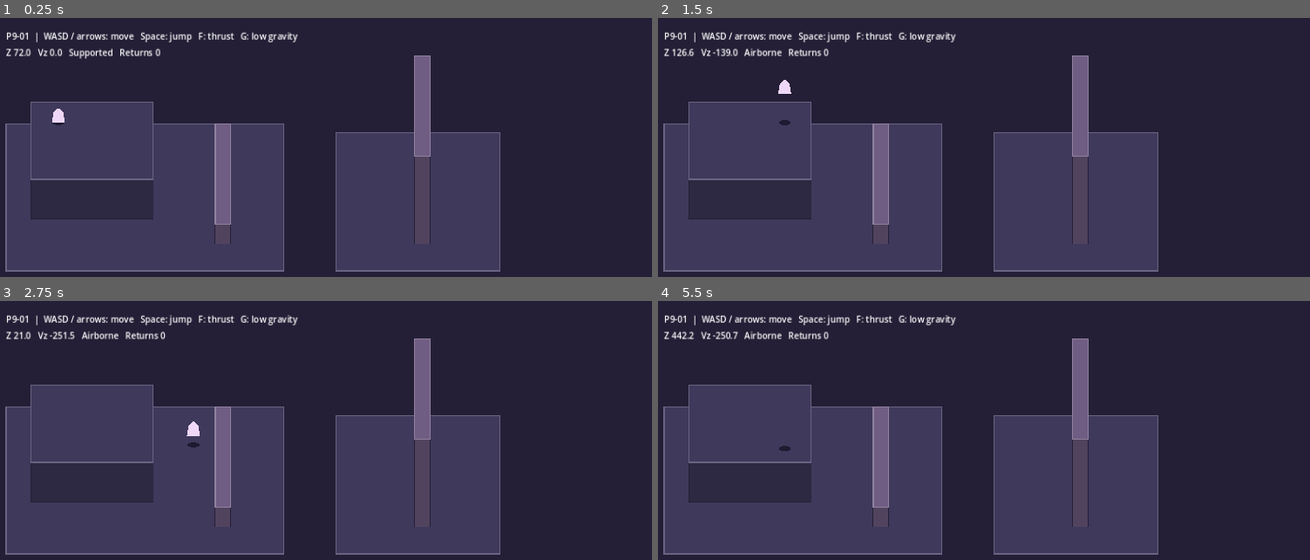
Above: before the commit, frames 1-4 (two rows, left to right).
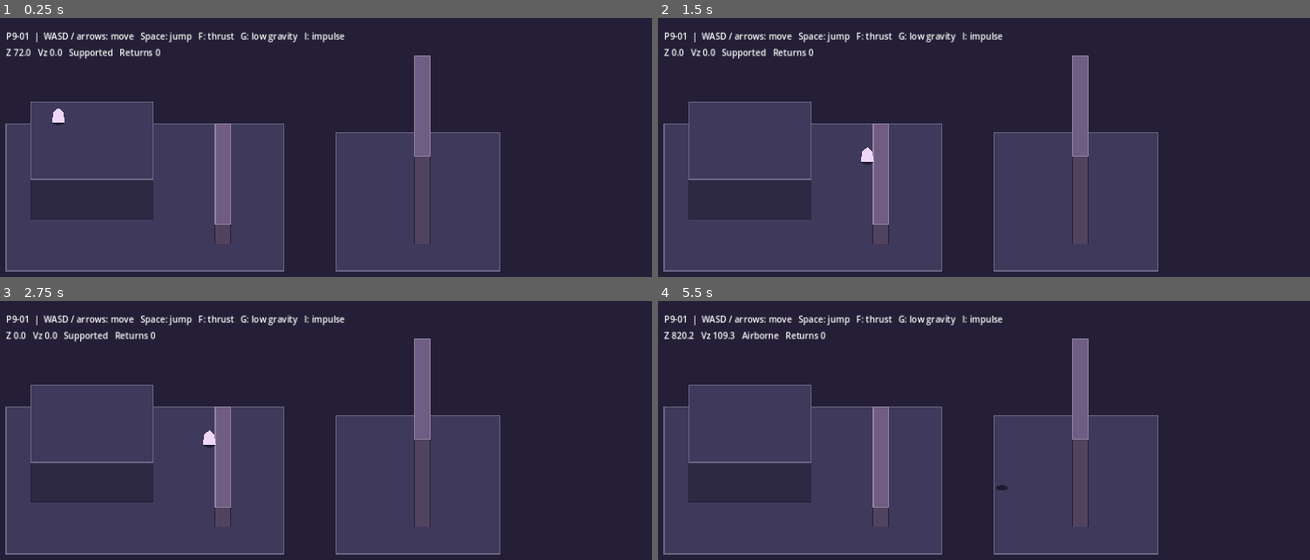
Above: after the commit, the same moments.

Repository: 0ri-space-cat/luna-dev-mode
Game: Godot game, scene res://scenes/skeleton/elevation_fixture.tscn
Same seed, same stepped clock (60 frames per second), same inputs: the game is played once before the commit and once after it. This scene is started directly instead of the project's main scene.
Inputs (mouse positions are in pixels of both pictures, inside the frame that each line leads up to):
- Up to frame 1 (0.25 s): no input
- Up to frame 2 (1.5 s): tap Enter at 0.5 s; move the mouse to (1120, 214) at 0.52 s; hold Right (ui_right) 0.53-1.25 s; hold I 0.53-1.25 s; click (1120, 214) at 0.67 s; tap Space at 0.77 s; drag from (827, 258) to (outside the picture) at 1.27 s
- Up to frame 3 (2.75 s): move the mouse to (378, 422) at 2.02 s; hold Right (ui_right) from 2.03 s (still down); hold I from 2.03 s (still down); tap Tab at 2.1 s
- Up to frame 4 (5.5 s): release Right (ui_right) at 2.75 s; release I at 2.75 s; drag from (outside the picture) to (762, 453) at 2.77 s; tap Space at 3.5, 3.77 s; move the mouse to (outside the picture) at 3.52 s; hold Left (ui_left) 3.53-4.25 s; hold F 3.53-4.25 s; tap I at 3.8 s; drag from (762, 453) to (866, 409) at 4.27 s; tap Enter at 5 s; move the mouse to (1003, 518) at 5.02 s; hold Down (ui_down) from 5.03 s (still down); hold I from 5.03 s (still down); click (1003, 518) at 5.17 s

The runs differ from the first frame. In frame 1, 0.1% of the frame differs, in the area x 46-53%, y 5-10%; in frame 2, 0.8%, in the area x 2-53%, y 5-57%; in frame 3, 0.8%; in frame 4, 0.6%.

Commit message:
M3.31: add skeleton mass, impulse and contact restitution

Diff:
--- a/game/scenes/skeleton/elevation_fixture.tscn
+++ b/game/scenes/skeleton/elevation_fixture.tscn
@@ -8,7 +8,7 @@
 [node name="Controls" type="Label" parent="."]
 offset_left = 80.0
 offset_top = 22.0
-text = "P9-01  |  WASD / arrows: move   Space: jump   F: thrust   G: low gravity"
+text = "P9-01  |  WASD / arrows: move   Space: jump   F: thrust   G: low gravity   I: impulse"
 
 [node name="Readout" type="Label" parent="."]
 offset_left = 80.0
--- a/game/scripts/skeleton/elevation_body_2d.gd
+++ b/game/scripts/skeleton/elevation_body_2d.gd
@@ -9,6 +9,10 @@
 const WALK_SPEED := 175.0
 const FOOT_RADIUS := 11.0
 const RECOVERY_HEIGHT := -96.0
+const GROUND_DRAG := 3.0
+const AIR_DRAG := 0.35
+const MAX_IMPULSE_SPEED := 100000.0
+const MAX_CONTACTS := 4
 
 var motion := ElevationMotion.new()
 var surfaces: Array[Dictionary] = []
@@ -19,6 +23,9 @@
 var thrust_requested := false
 var recoveries := 0
 var entity_id := ""
+var _mass := 1.0
+var _bounciness := 0.0
+var _impulse_velocity := Vector2.ZERO
 var _marker: Polygon2D
 
 
@@ -45,23 +52,110 @@
 		motion.add_impulse(JUMP_SPEED)
 
 
+func configure_dynamics(mass: float, bounciness: float) -> bool:
+	if not is_finite(mass) or mass <= 0.0 or not is_finite(bounciness):
+		return false
+	if bounciness < 0.0 or bounciness > 1.0:
+		return false
+	_mass = mass
+	_bounciness = bounciness
+	return true
+
+
+func apply_impulse(planar: Vector2, vertical: float = 0.0) -> bool:
+	var planar_delta := Vector2(planar.x / _mass, planar.y / _mass)
+	var planar_speed := _impulse_velocity + planar_delta
+	var speed_delta_z := vertical / _mass
+	if not _valid_impulse_velocity(planar_speed) or not is_finite(speed_delta_z):
+		return false
+	if absf(motion.vertical_speed + speed_delta_z) > MAX_IMPULSE_SPEED:
+		return false
+	_impulse_velocity = planar_speed
+	motion.add_impulse(speed_delta_z)
+	return true
+
+
+func dynamics_snapshot() -> Dictionary:
+	return {
+		"mass": _mass, "bounciness": _bounciness,
+		"impulse_velocity": [_impulse_velocity.x, _impulse_velocity.y],
+	}
+
+
+func load_dynamics(data: Dictionary) -> bool:
+	var mass: Variant = data.get("mass")
+	var bounciness: Variant = data.get("bounciness")
+	var planar: Variant = data.get("impulse_velocity")
+	if not planar is Array or planar.size() != 2:
+		return false
+	for number in [mass, bounciness, planar[0], planar[1]]:
+		if typeof(number) not in [TYPE_INT, TYPE_FLOAT] or not is_finite(float(number)):
+			return false
+	var impulse_velocity := Vector2(float(planar[0]), float(planar[1]))
+	if not _valid_impulse_velocity(impulse_velocity):
+		return false
+	if not configure_dynamics(float(mass), float(bounciness)):
+		return false
+	_impulse_velocity = impulse_velocity
+	return true
+
+
+func _valid_impulse_velocity(candidate: Vector2) -> bool:
+	return candidate.is_finite() and candidate.length_squared() <= MAX_IMPULSE_SPEED * MAX_IMPULSE_SPEED
+
+
 func _physics_process(delta: float) -> void:
+	var drive := direction.limit_length() * WALK_SPEED
+	var acceleration := -GRAVITY * gravity_scale
+	if flight_enabled and thrust_requested:
+		acceleration += FLIGHT_ACCELERATION
+	_move_with_contacts(drive, delta, acceleration)
+	if motion.elevation < RECOVERY_HEIGHT:
+		position = motion.recover()
+		_impulse_velocity = Vector2.ZERO
+		velocity = Vector2.ZERO
+		recoveries += 1
+	else:
+		var drag := GROUND_DRAG if motion.grounded else AIR_DRAG
+		_impulse_velocity *= exp(-drag * delta)
+	_sync_projection()
+
+
+func _move_with_contacts(drive: Vector2, delta: float, acceleration: float) -> void:
+	var remaining := delta
+	for contact in range(MAX_CONTACTS):
+		velocity = drive + _impulse_velocity
+		var displacement := velocity * remaining
+		if displacement.length_squared() <= ElevationMotion.EPSILON * ElevationMotion.EPSILON:
+			break
+		_update_wall_mask()
+		var previous := position
+		var hit := move_and_collide(displacement)
+		if hit == null:
+			motion.step(previous, position, remaining, acceleration, surfaces, _bounciness)
+			return
+		var fraction_left := clampf(hit.get_remainder().length() / displacement.length(), 0.0, 1.0)
+		var after_impact := remaining * fraction_left
+		motion.step(previous, position, remaining - after_impact, acceleration, surfaces, _bounciness)
+		remaining = after_impact
+
+		var normal := hit.get_normal()
+		var incoming := -velocity.dot(normal)
+		if incoming <= ElevationMotion.EPSILON:
+			break
+		var rebound := incoming * _bounciness
+		if rebound < ElevationMotion.REST_SPEED:
+			rebound = 0.0
+		drive = drive.slide(normal)
+		_impulse_velocity = (_impulse_velocity.slide(normal) + normal * rebound).limit_length(MAX_IMPULSE_SPEED)
+	motion.step(position, position, remaining, acceleration, surfaces, _bounciness)
+
+
+func _update_wall_mask() -> void:
 	collision_mask = 0
 	for wall in walls:
 		if motion.elevation < float(wall["height"]) - ElevationMotion.EPSILON:
 			collision_mask |= int(wall["layer"])
-	velocity = direction.limit_length() * WALK_SPEED
-	var previous := position
-	move_and_slide()
-	var acceleration := -GRAVITY * gravity_scale
-	if flight_enabled and thrust_requested:
-		acceleration += FLIGHT_ACCELERATION
-	motion.step(previous, position, delta, acceleration, surfaces)
-	if motion.elevation < RECOVERY_HEIGHT:
-		position = motion.recover()
-		velocity = Vector2.ZERO
-		recoveries += 1
-	_sync_projection()
 
 
 func _sync_projection() -> void:
--- a/game/scripts/skeleton/elevation_fixture.gd
+++ b/game/scripts/skeleton/elevation_fixture.gd
@@ -21,6 +21,7 @@
 var keyboard := true
 var _surfaces: Array[Dictionary] = []
 var _jump_down := false
+var _impulse_down := false
 @onready var height_readout: Label = $Readout
 
 
@@ -45,6 +46,10 @@
 		if jump_down and not _jump_down:
 			actor.jump()
 		_jump_down = jump_down
+		var impulse_down := Input.is_physical_key_pressed(KEY_I)
+		if impulse_down and not _impulse_down:
+			actor.apply_impulse(Vector2(220.0, 0.0), 180.0)
+		_impulse_down = impulse_down
 		actor.thrust_requested = Input.is_physical_key_pressed(KEY_F)
 		actor.gravity_scale = 0.4 if Input.is_physical_key_pressed(KEY_G) else 1.0
 	height_readout.text = "Z %.1f   Vz %.1f   %s   Returns %d" % [
@@ -62,6 +67,7 @@
 			"position": [actor.position.x, actor.position.y],
 			"flight_enabled": actor.flight_enabled,
 			"motion": actor.motion.snapshot(),
+			"dynamics": actor.dynamics_snapshot(),
 		},
 	}
 
@@ -93,6 +99,11 @@
 			or _intersects_wall(anchor_point, float(anchor[2])):
 		candidate.free()
 		return false
+	if body.has("dynamics"):
+		var dynamics: Variant = body["dynamics"]
+		if not dynamics is Dictionary or not candidate.load_dynamics(dynamics):
+			candidate.free()
+			return false
 	candidate.flight_enabled = flight
 	actor.free()
 	actor = candidate
--- a/game/scripts/skeleton/elevation_motion_2d.gd
+++ b/game/scripts/skeleton/elevation_motion_2d.gd
@@ -3,6 +3,7 @@
 ## Supports are one-way top surfaces described in world coordinates.
 
 const EPSILON := 0.00001
+const REST_SPEED := 22.0
 
 var elevation := 0.0
 var vertical_speed := 0.0
@@ -28,7 +29,7 @@
 
 
 func step(from: Vector2, to: Vector2, delta: float, acceleration: float,
-		surfaces: Array[Dictionary]) -> void:
+		surfaces: Array[Dictionary], bounciness: float = 0.0) -> void:
 	if delta <= EPSILON:
 		return
 	if acceleration > 0.0 and grounded:
@@ -64,12 +65,17 @@
 			elevation += vertical_speed * remaining + 0.5 * acceleration * remaining * remaining
 			vertical_speed += acceleration * remaining
 			return
+		var impact_speed := -(vertical_speed + acceleration * landing_time)
 		start = start.lerp(to, landing_time / remaining)
 		remaining -= landing_time
 		elevation = landing_height
-		vertical_speed = 0.0
-		grounded = true
-		_update_anchor(start, surfaces)
+		var rebound := impact_speed * bounciness
+		if rebound >= REST_SPEED:
+			vertical_speed = rebound
+		else:
+			vertical_speed = 0.0
+			grounded = true
+			_update_anchor(start, surfaces)
 
 
 func recover() -> Vector2:
--- /dev/null
+++ b/game/tests/test_skeleton_impulse.gd
@@ -0,0 +1,146 @@
+extends SceneTree
+
+const Fixture = preload("res://scenes/skeleton/elevation_fixture.tscn")
+const Motion = preload("res://scripts/skeleton/elevation_motion_2d.gd")
+
+
+func _initialize() -> void:
+	call_deferred("_run")
+
+
+func _run() -> void:
+	_check_bounce_at_contact()
+	var scene = Fixture.instantiate()
+	scene.keyboard = false
+	root.add_child(scene)
+	await physics_frame
+
+	var initial: Dictionary = scene.make_snapshot()
+	var light_distance := 0.0
+	for mass in [1.0, 4.0]:
+		assert(scene.apply_snapshot(initial))
+		var body = scene.actor
+		var start := Vector2(174, 300)
+		_place(body, start, 0.0)
+		assert(body.configure_dynamics(mass, 0.0))
+		assert(body.apply_impulse(Vector2(220.0, 0.0), 180.0))
+		assert(is_equal_approx(_planar_impulse(body).x, 220.0 / mass))
+		assert(is_equal_approx(body.motion.vertical_speed, 180.0 / mass))
+		body.direction = Vector2.DOWN
+		await _ticks(10)
+		var distance: float = body.position.x - start.x
+		assert(body.position.y > start.y + 8.0)
+		assert(distance > 0.0 and _planar_impulse(body).x > 0.0)
+		assert(_planar_impulse(body).x < 220.0 / mass)
+		if mass == 1.0:
+			light_distance = distance
+		else:
+			assert(light_distance > distance * 3.0)
+		body.direction = Vector2.ZERO
+		var released_at: float = body.position.x
+		await _ticks(4)
+		assert(body.position.x > released_at)
+
+	assert(scene.apply_snapshot(initial))
+	var actor = scene.actor
+	_place(actor, Vector2(416, 288), 0.0)
+	assert(actor.configure_dynamics(2.0, 0.65))
+	assert(actor.apply_impulse(Vector2(520.0, 110.0)))
+	assert(await _until(func(): return _planar_impulse(actor).x < -35.0))
+	assert(actor.position.x < 454.0)
+	assert(_planar_impulse(actor).y > 0.0)
+	var at_wall: float = actor.position.x
+	await _ticks(4)
+	assert(actor.position.x < at_wall - 3.0)
+
+	# Saving and reopening preserves the live motion and the two properties.
+	var saved: Dictionary = scene.make_snapshot()
+	var json_snapshot: Dictionary = JSON.parse_string(JSON.stringify(saved))
+	assert(scene.apply_snapshot(json_snapshot))
+	actor = scene.actor
+	assert(actor.dynamics_snapshot() == saved["actor"]["dynamics"])
+	assert(is_equal_approx(actor.position.x, float(saved["actor"]["position"][0])))
+	var before: Dictionary = actor.dynamics_snapshot()
+	assert(not actor.configure_dynamics(0.0, 0.5))
+	assert(not actor.configure_dynamics(1.0, -0.5))
+	assert(not actor.configure_dynamics(1.0, 1.1))
+	assert(not actor.apply_impulse(Vector2(INF, 0.0), 3.0))
+	assert(not actor.apply_impulse(Vector2(1.0, 0.0), INF))
+	assert(actor.dynamics_snapshot() == before)
+	var invalid := json_snapshot.duplicate(true)
+	invalid["actor"]["dynamics"]["mass"] = -2.0
+	assert(not scene.apply_snapshot(invalid))
+	assert(is_same(actor, scene.actor))
+	var from_first_slice := json_snapshot.duplicate(true)
+	from_first_slice["actor"].erase("dynamics")
+	assert(scene.apply_snapshot(from_first_slice))
+	actor = scene.actor
+	assert(actor.dynamics_snapshot()["mass"] == 1.0)
+	assert(actor.dynamics_snapshot()["bounciness"] == 0.0)
+	assert(_planar_impulse(actor).is_zero_approx())
+
+	_place(actor, Vector2(530, 310), 0.0)
+	assert(actor.configure_dynamics(1.0, 0.5))
+	assert(actor.apply_impulse(Vector2.ZERO, 240.0))
+	assert(await _until(func(): return actor.motion.vertical_speed < -100.0))
+	assert(await _until(func(): return actor.motion.vertical_speed > 70.0))
+	assert(not actor.motion.grounded)
+	assert(await _until(func(): return actor.motion.grounded))
+	assert(is_zero_approx(actor.motion.elevation) and is_zero_approx(actor.motion.vertical_speed))
+
+	# Recovery keeps the body's configuration and discards residual push.
+	_place(actor, Vector2(552, 310), 0.0)
+	assert(actor.apply_impulse(Vector2(420.0, 0.0)))
+	assert(await _until(func(): return actor.recoveries == 1))
+	assert(actor.entity_id == "DEV_ELEVATION_ACTOR")
+	assert(is_same(actor, scene.actor))
+	assert(_planar_impulse(actor).is_zero_approx())
+	assert(actor.dynamics_snapshot()["bounciness"] == 0.5)
+
+	print("P9-01: mass, persistent impulse, wall and floor restitution, and snapshots passed")
+	scene.queue_free()
+	await process_frame
+	quit()
+
+
+func _check_bounce_at_contact() -> void:
+	var platform: Array[Dictionary] = [{"bounds": Rect2(0, 0, 100, 100), "height": 0.0}]
+	var point := Vector2(50, 50)
+	for hz in [30, 60, 120]:
+		var motion := Motion.new()
+		motion.reset_on_surface(point, 0.0)
+		motion.add_impulse(180.0)
+		for tick in range(int(hz * 0.8)):
+			motion.step(point, point, 1.0 / hz, -600.0, platform, 0.5)
+		assert(not motion.grounded)
+		assert(is_equal_approx(motion.elevation, 6.0))
+		assert(is_equal_approx(motion.vertical_speed, -30.0))
+		for tick in range(hz):
+			motion.step(point, point, 1.0 / hz, -600.0, platform, 0.5)
+		assert(motion.grounded and is_zero_approx(motion.vertical_speed))
+
+
+func _planar_impulse(body) -> Vector2:
+	var coordinates: Array = body.dynamics_snapshot()["impulse_velocity"]
+	return Vector2(float(coordinates[0]), float(coordinates[1]))
+
+
+func _place(body, point: Vector2, height: float) -> void:
+	body.direction = Vector2.ZERO
+	body.thrust_requested = false
+	body.position = point
+	body.motion.reset_on_surface(point, height)
+
+
+func _ticks(count: int) -> void:
+	for tick in range(count):
+		await physics_frame
+	await process_frame
+
+
+func _until(condition: Callable) -> bool:
+	for tick in range(180):
+		await physics_frame
+		if condition.call():
+			return true
+	return false
Not shown, changed: docs/manual/00_LUNA_PRODUCTION_MANUAL.md
